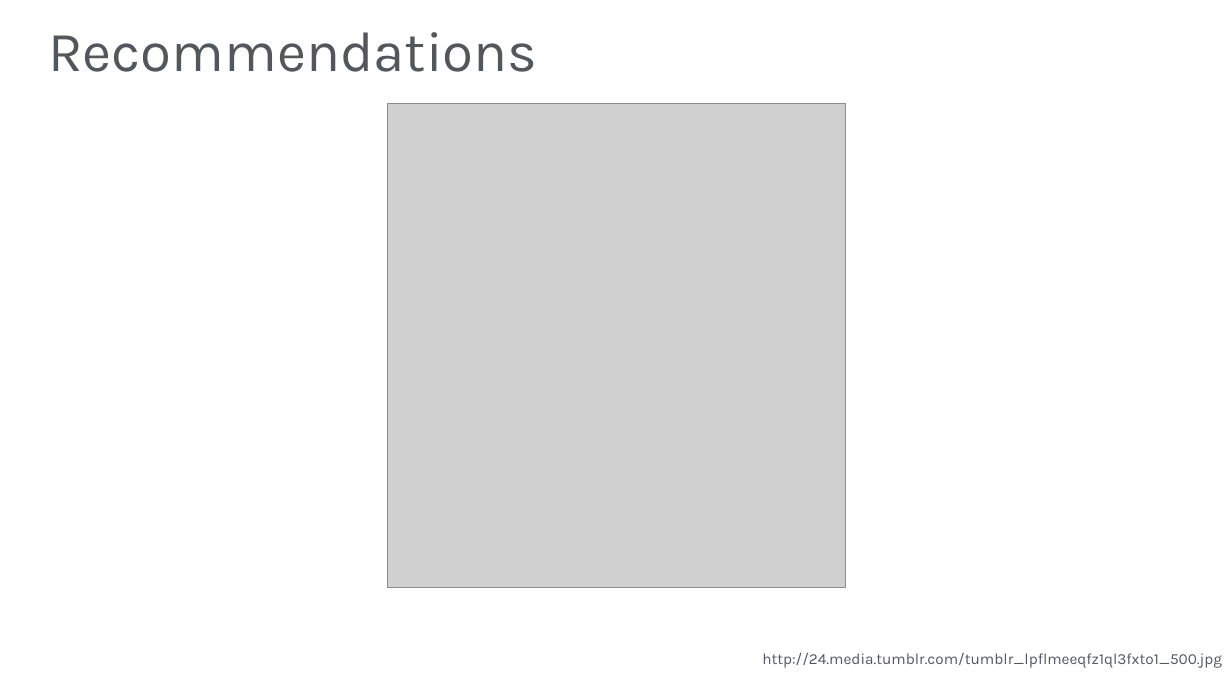
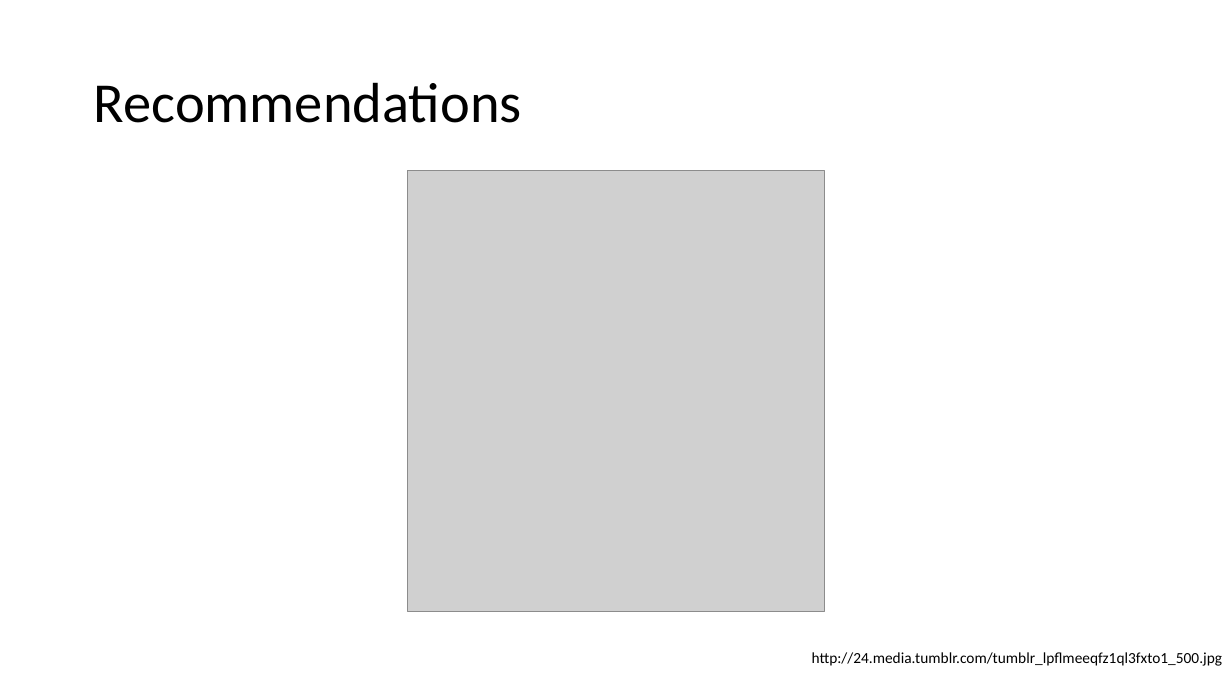
Before and after one commit to JasonBock/Presentations, a slide deck: slide 17 of Exceptional Development.pptx (slide 18 before the commit). Drawn at 1232x693 pixels with LibreOffice and Linux fonts; fonts in the diff are those of the drawing; grey boxes stand for pictures; background and template pictures are left out. Boxes give left, top, right and bottom in pixels: in the first picture for what was removed or moved away, otherwise in the second. Text is boxed around its words. In the diff, an @@ line names an element or a change of style, - is before the commit and + after.

```diff
--- a/Exceptional Development.pptx
+++ b/Exceptional Development.pptx
@@ title "Recommendations": place and size @@
-title "Recommendations" at (48, 32, 537, 72)
+title "Recommendations" at (94, 82, 522, 123)
@@ title "Recommendations" at (94, 82, 522, 123): font Karla to Calibri, text colour #53565A to #000000 @@
@@ picture: place and size @@
-picture at (387, 104, 845, 588)
+picture at (408, 171, 823, 612)
@@ text "http://24.media.tumblr.com/tumblr_lpflmeeqfz1ql3fxto1_500.jp ..." at (812, 652, 1223, 666): font Karla to Calibri, text colour #53565A to #000000 @@
@@ text "http://24.media.tumblr.com/tumblr_lpflmeeqfz1ql3fxto1_500.jp ...": place and size @@
-text "http://24.media.tumblr.com/tumblr_lpflmeeqfz1ql3fxto1_500.jp ..." at (762, 652, 1222, 668)
+text "http://24.media.tumblr.com/tumblr_lpflmeeqfz1ql3fxto1_500.jp ..." at (812, 652, 1223, 666)
```
Also in this commit, not shown: 21 other slides changed, 1 slide added, 2 slides removed.
